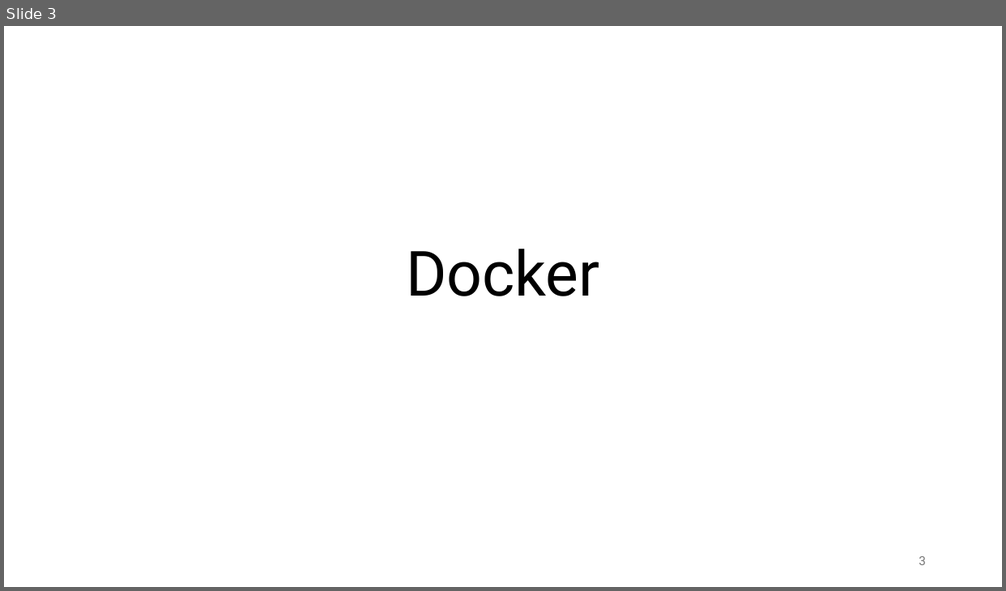
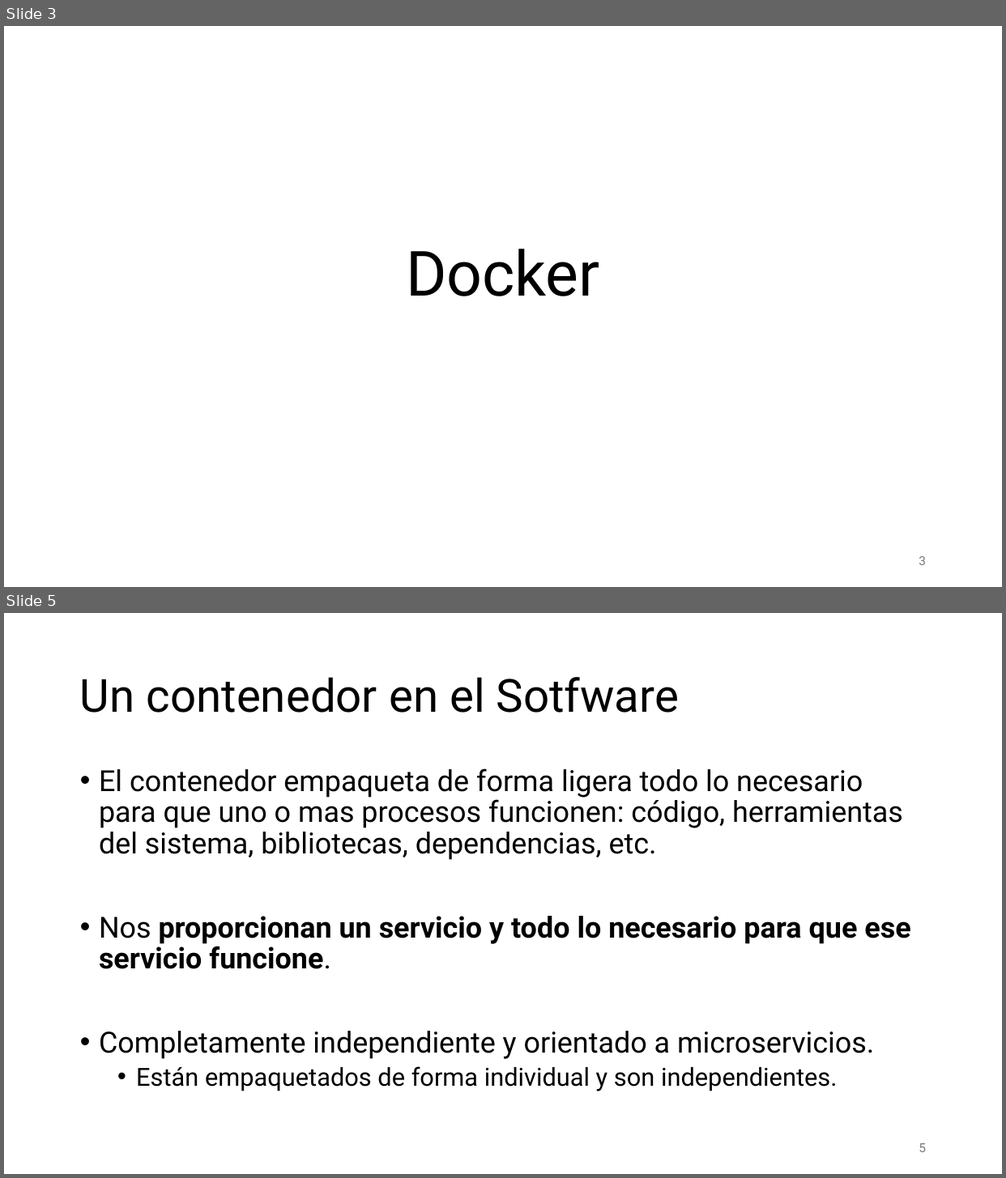
Before and after one commit to aldebarran22/CURSO_CPP_SERVICIOS_30H, a slide deck: doc/7_Despliegue_microservicios_docker_kubernetes.pptx. Shown one above the other, each under a label of ours: slide 3 before the commit, slides 3 and 5 after it; the slides between them are not shown. The pictures are 1006x591 and 1006x1178 pixels, drawn with LibreOffice and Linux fonts; fonts in the diff are those of the drawing. Boxes give left, top, right and bottom in pixels: in the first picture for what was removed or moved away, otherwise in the second. Text is boxed around its words. In the diff, an @@ line names an element or a change of style, - is before the commit and + after.

```diff
--- a/doc/7_Despliegue_microservicios_docker_kubernetes.pptx
+++ b/doc/7_Despliegue_microservicios_docker_kubernetes.pptx
@@ slide 5 added at <box>4,613,1002,1174</box>, background #FFFFFF @@
@@ title added at <box>80,677,679,713</box>, 44 pt, text #000000 @@
+Un contenedor en el Sotfware
@@ text added at <box>99,769,910,1092</box>, 28 pt, text #000000 @@
+• El contenedor empaqueta de forma ligera todo lo necesario para que uno o mas procesos funcionen: código, herramientas del sistema, bibliotecas, dependencias, etc.
+• Nos proporcionan un servicio y todo lo necesario para que ese servicio funcione.
+• Completamente independiente y orientado a microservicios.
+  • Están empaquetados de forma individual y son independientes.
@@ page number added at <box>918,1144,926,1152</box>, 12 pt, text #797979 @@
+5
```
Also in this commit, not shown: 2 slides changed, 42 other slides added, 18 other files.
